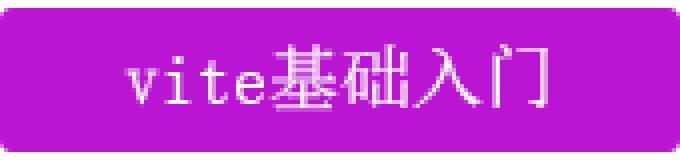
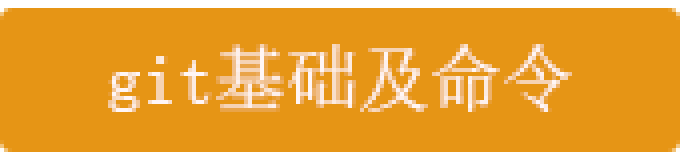
Comparing the layer stacks of the two 680x160 images. Changes:
renamed "vite基础入门" to "git基础及命令", painted on it over [108, 44, 572, 112]
painted on "圆角矩形 1" over [0, 8, 680, 152]
